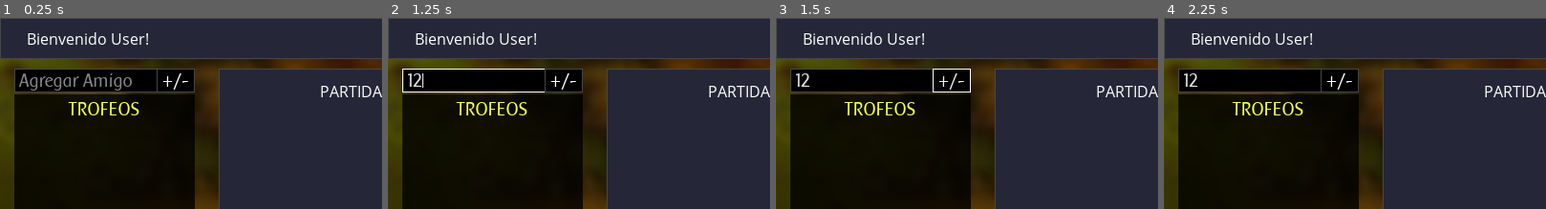
Above: before the commit, frames 1-4 (left to right).
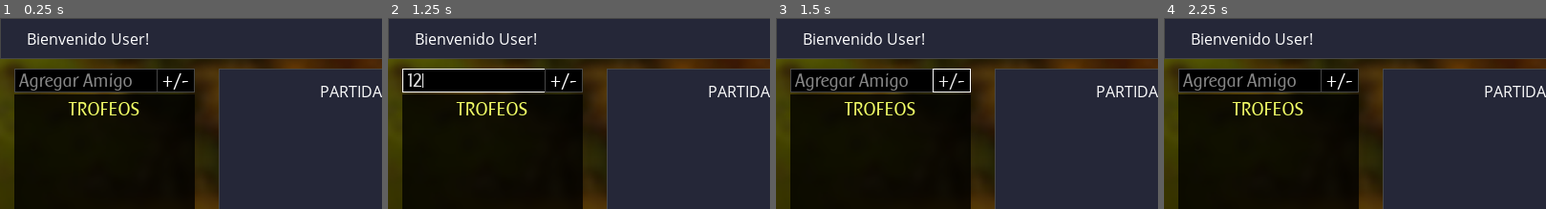
Above: after the commit, the same moments.

Repository: GabrielCancro/stone_age_firebase
Game: Godot game, scene res://Scenes/Main.tscn
The game is run twice, just before and just after one commit, with the same random seed, the same clock (stepped at 60 frames per second) and the same inputs. This scene is started directly instead of the project's main scene.
Inputs (mouse positions are % of the whole screen's width and height, from its top left):
- Up to frame 1 (0.25 s): no input
- Up to frame 2 (1.25 s): click (14, 16) at 0.52 s; type "12" at 0.6 s
- Up to frame 3 (1.5 s): click "+/-" at 1.25 s
- Up to frame 4 (2.25 s): click "HOSPEDAR PARTIDA" at 2 s
The pictures show only the part of the screen within x 0-50%, y 0-50%; the shares and areas given below are measured in that part.

Frames 1-2 are identical in both runs. In frame 3, 0.9% of the frame differs, in the area x 5-35%, y 29-38%; in frame 4, 0.9%.
Error before the commit: Invalid get index 'name' (on base: 'Nil'). (res://Scenes/Main.gd:9)
Error after the commit: Invalid get index 'name' (on base: 'Nil'). (res://Scenes/Main.gd:13)

Commit message:
Add/Remove friend refactoreado
- Agregué un botón para remover amigos directamente desde el nombre.
- Refactorié algunas partes del código.

Diff:
--- a/Firebase/FirebaseManager.gd
+++ b/Firebase/FirebaseManager.gd
@@ -32,7 +32,7 @@
 	DATA = yield( ref, "complete_fetch" )
 	if(DATA):
 		emit_signal("complete_pull")
-#		print("< PULL DATA: ",DATA)
+#		print("< PULL DATA: ",JSON.print(DATA, "\t"))
 	else:
 		yield(get_tree().create_timer(3),"timeout")
 #		print("re-conecting...")
@@ -60,3 +60,6 @@
 	var result = yield(ref.remove(), "completed")
 	emit_signal("complete_remove")
 #	print("> PUSH VAR: ",path,"  >  ",{k:v})
+
+func check_user_exists(_name : String) -> bool:
+	return _name in FM.DATA.users
--- /dev/null
+++ b/Scenes/FriendEntry/FriendEntry.gd
@@ -0,0 +1,21 @@
+class_name FriendEntry extends HBoxContainer
+
+signal remove_friend(name)
+
+onready var n_LabelName := $LabelName
+onready var n_LabelWins := $LabelWins
+onready var n_Button := $Button
+
+func update_data(_name : String, _wins : int) -> void:
+	n_LabelName.text = _name.strip_edges().to_upper()
+	n_LabelWins.text = String(_wins)
+
+func _on_Button_button_up():
+	emit_signal("remove_friend", n_LabelName.text)
+	remove()
+
+func equals(_name : String) -> bool:
+	return _name.to_upper() == n_LabelName.text
+
+func remove() -> void:
+	call_deferred("queue_free")
--- /dev/null
+++ b/Scenes/FriendEntry/FriendEntry.tscn
@@ -0,0 +1,38 @@
+[gd_scene load_steps=2 format=2]
+
+[ext_resource path="res://Scenes/FriendEntry/FriendEntry.gd" type="Script" id=1]
+
+[node name="FriendEntry" type="HBoxContainer"]
+anchor_right = 0.20125
+anchor_bottom = 0.0725
+size_flags_horizontal = 3
+script = ExtResource( 1 )
+__meta__ = {
+"_edit_use_anchors_": true
+}
+
+[node name="LabelName" type="Label" parent="."]
+margin_top = 7.0
+margin_right = 90.0
+margin_bottom = 21.0
+size_flags_horizontal = 3
+size_flags_stretch_ratio = 2.0
+text = "AMIGO"
+
+[node name="LabelWins" type="Label" parent="."]
+margin_left = 94.0
+margin_top = 7.0
+margin_right = 139.0
+margin_bottom = 21.0
+size_flags_horizontal = 3
+text = "0000"
+align = 1
+
+[node name="Button" type="Button" parent="."]
+margin_left = 143.0
+margin_right = 160.0
+margin_bottom = 29.0
+keep_pressed_outside = true
+text = "-"
+
+[connection signal="button_up" from="Button" to="." method="_on_Button_button_up"]
--- a/Scenes/Main.gd
+++ b/Scenes/Main.gd
@@ -1,4 +1,8 @@
 extends Node2D
+
+const FriendEntry := preload("res://Scenes/FriendEntry/FriendEntry.tscn")
+
+onready var n_FriendList := $WinsPanel/scroll/FriendList
 
 var OWN_GAME = null
 var GameLine = preload("res://Panels/gameLine.tscn")
@@ -9,7 +13,6 @@
 	$User/Label.text = "Bienvenido "+GC.USER.name+"!"
 	$User/btn_logout.connect("button_down",self,"onClick",["logout"])
 	$User/btn_new.connect("button_down",self,"onClick",["new"])
-	$WinsPanel/LineEdit/btn_add.connect("button_down",self,"add_friend")
 	CLOCK.init()
 	FM.pull_data()
 	yield(FM,"complete_pull")
@@ -52,34 +55,55 @@
 			if !"wins" in FM.DATA.users[fr]: FM.DATA.users[fr]["wins"] = 0
 			winners.append( { "name": FM.DATA.users[fr].name, "wins": FM.DATA.users[fr].wins } )
 	winners.sort_custom(self, "customComparison")
-	$WinsPanel/scroll/name.text = ""
-	$WinsPanel/scroll/name/wins.text = ""
+
+	for c in n_FriendList.get_children():
+		c.remove()
+
 	for w in winners:
-		$WinsPanel/scroll/name.text += w.name+"\n"
-		$WinsPanel/scroll/name/wins.text += str(w.wins)+"\n"
+		var entry := FriendEntry.instance() as FriendEntry
+		n_FriendList.add_child(entry)
+		entry.update_data(w.name, w.wins)
+		entry.connect("remove_friend", self, "_on_friend_removed")
 
-func add_friend():
-	var fr = $WinsPanel/LineEdit.text.to_upper()
-	if !fr in FM.DATA.users: return
-	if fr == GC.USER.name: return
-	if fr in GC.USER["friends"]:
-		GC.USER["friends"].erase(fr)
-	else:
-		$WinsPanel/LineEdit/btn_add.disabled = true
-		if !"friends" in GC.USER: GC.USER["friends"] = []
-		GC.USER["friends"].append(fr)
+func _on_friend_removed(_friend_name : String) -> void:
+	if _friend_name == GC.USER.name || !(_friend_name in GC.USER["friends"]):
+		return
+
+	if !FM.check_user_exists(_friend_name): return
+
+	GC.USER["friends"].erase(_friend_name)
 	FM.DATA.users[GC.USER.name] = GC.USER
 	FM.push_data("users/"+GC.USER.name)
 	yield(FM,"complete_push")
-	$WinsPanel/LineEdit.text = ""
+	update_winners()
+
+func add_friend(_friend_name : String):
+	if _friend_name == GC.USER.name || _friend_name in GC.USER["friends"]:
+		return
+
+	if !FM.check_user_exists(_friend_name): return
+
+	$WinsPanel/LineEdit/btn_add.disabled = true
+
+	if !"friends" in GC.USER: GC.USER["friends"] = []
+	GC.USER["friends"].append(_friend_name)
+	FM.DATA.users[GC.USER.name] = GC.USER
+	FM.push_data("users/"+GC.USER.name)
+	yield(FM,"complete_push")
+
 	$WinsPanel/LineEdit/btn_add.disabled = false
 	update_winners()
 
 func customComparison(a,b):
-	 return a.wins > b.wins
+	return a.wins > b.wins
 
 func onSelectGame(game):
 	GC.GAME = game
 	GC.PLAYER = game.players[GC.USER.name]
 	$NewGamePopup.showNewGamePanel(game.name)
 #	get_tree().change_scene("res://Scenes/Game.tscn")
+
+func _on_btn_add_button_up():
+	var _name = $WinsPanel/LineEdit.text.strip_edges().to_upper()
+	$WinsPanel/LineEdit.text = ""
+	add_friend(_name)
--- a/Scenes/Main.tscn
+++ b/Scenes/Main.tscn
@@ -67,24 +67,7 @@
 margin_right = 80.5
 margin_bottom = 62.5
 
-[node name="name" type="Label" parent="WinsPanel/scroll"]
-margin_right = 150.0
-margin_bottom = 36.0
-rect_min_size = Vector2( 150, 0 )
-custom_constants/line_spacing = 6
-custom_fonts/font = ExtResource( 5 )
-text = "
-"
-
-[node name="wins" type="Label" parent="WinsPanel/scroll/name"]
-anchor_left = 1.0
-anchor_right = 1.0
-anchor_bottom = 1.0
-margin_left = -24.0
-margin_right = 8.0
-custom_constants/line_spacing = 6
-custom_fonts/font = ExtResource( 5 )
-align = 1
+[node name="FriendList" type="VBoxContainer" parent="WinsPanel/scroll"]
 
 [node name="LineEdit" type="LineEdit" parent="WinsPanel"]
 anchor_top = 1.0
@@ -172,3 +155,5 @@
 
 [node name="NewGamePopup" parent="." instance=ExtResource( 3 )]
 visible = false
+
+[connection signal="button_up" from="WinsPanel/LineEdit/btn_add" to="." method="_on_btn_add_button_up"]
--- a/project.godot
+++ b/project.godot
@@ -59,6 +59,11 @@
 "language": "GDScript",
 "path": "res://Firebase/firebase_auth_lite/user.gd"
 }, {
+"base": "HBoxContainer",
+"class": "FriendEntry",
+"language": "GDScript",
+"path": "res://Scenes/FriendEntry/FriendEntry.gd"
+}, {
 "base": "Node",
 "class": "HTTPSSEClient",
 "language": "GDScript",
@@ -75,6 +80,7 @@
 "FirebaseEventProcessorLite": "res://Firebase/firebase_database_lite/icon.png",
 "FirebaseReference": "res://Firebase/firebase_database_lite/icon.png",
 "FirebaseUser": "res://Firebase/firebase_auth_lite/icon.png",
+"FriendEntry": "",
 "HTTPSSEClient": "res://Firebase/firebase_database_lite/icon.png"
 }
 
